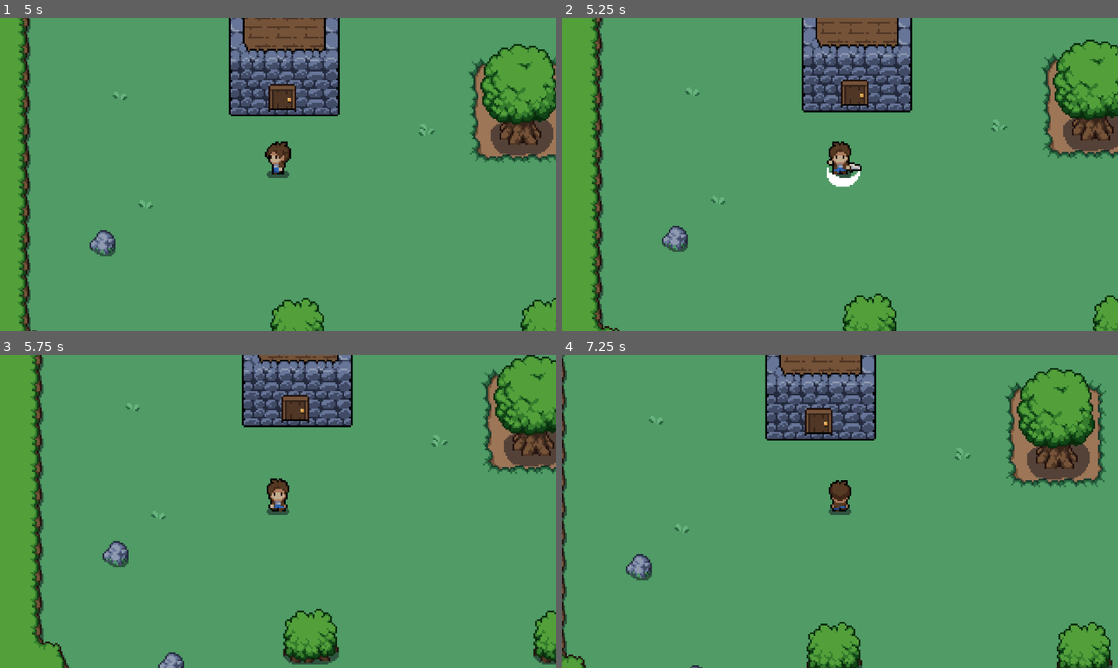
Above: before the commit, frames 1-4 (two rows, left to right).
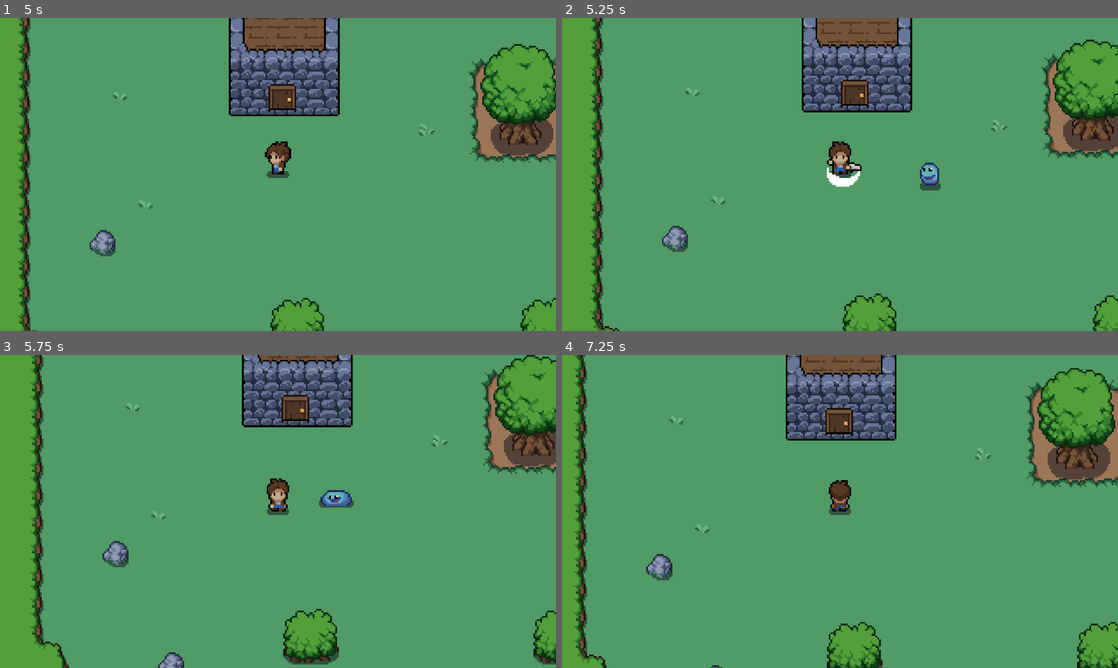
Above: after the commit, the same moments.

Repository: DanielBenderSantos/TheLostDungeons
Game: Godot game, scene res://levels/scenes/test_level.tscn
The game is run twice, just before and just after one commit, with the same random seed, the same clock (stepped at 60 frames per second) and the same inputs. This scene is started directly instead of the project's main scene.
Inputs (mouse positions are in pixels of both pictures, inside the frame that each line leads up to):
- Up to frame 1 (5 s): move the mouse to (400, 158) at 0.52 s; hold D (move_right) 0.53-1.28 s; click (400, 158) at 0.6 s; move the mouse to (166, 190) at 1.27 s; hold S (move_down) 1.28-2.03 s; click (166, 190) at 1.35 s; move the mouse to (333, 105) at 2.02 s; hold D (move_right) 2.03-2.78 s; click (333, 105) at 2.1 s; move the mouse to (250, 237) at 2.77 s; hold W (move_up) 2.78-3.53 s; click (250, 237) at 2.85 s; move the mouse to (444, 221) at 3.52 s; hold A (move_left) from 3.53 s (still down); click (444, 221) at 3.6 s; move the mouse to (111, 127) at 4.27 s; click (111, 127) at 4.35 s
- Up to frame 2 (5.25 s): move the mouse to (867, 174) at 5.02 s; release A (move_left) at 5.03 s; hold S (move_down) from 5.03 s (still down); click (867, 174) at 5.1 s
- Up to frame 3 (5.75 s): keep holding S (move_down)
- Up to frame 4 (7.25 s): move the mouse to (756, 433) at 5.77 s; release S (move_down) at 5.78 s; hold D (move_right) 5.78-6.53 s; click (756, 433) at 5.85 s; move the mouse to (962, 495) at 6.52 s; hold W (move_up) from 6.53 s (still down); click (962, 495) at 6.6 s

Frame 1 is identical in both runs. In frame 2, 0.3% of the frame differs, in the area x 64-69%, y 46-56%; in frame 3, 0.3%; in frame 4, 18%, in the area x 0-100%, y 0-100%.

Commit message:
spawner de slime

Diff:
--- a/character/scenes/character.tscn
+++ b/character/scenes/character.tscn
@@ -382,6 +382,21 @@
 "values": [true, false, true]
 }
 
+[sub_resource type="Animation" id="Animation_nrl52"]
+resource_name = "death"
+tracks/0/type = "value"
+tracks/0/imported = false
+tracks/0/enabled = true
+tracks/0/path = NodePath("Texture:frame")
+tracks/0/interp = 1
+tracks/0/loop_wrap = true
+tracks/0/keys = {
+"times": PackedFloat32Array(0, 0.1, 0.2),
+"transitions": PackedFloat32Array(1, 1, 1),
+"update": 1,
+"values": [54, 55, 56]
+}
+
 [sub_resource type="Animation" id="Animation_hg145"]
 resource_name = "idle_down"
 length = 0.6
@@ -708,21 +723,6 @@
 "transitions": PackedFloat32Array(1),
 "update": 0,
 "values": [Vector2(-0.5, -17)]
-}
-
-[sub_resource type="Animation" id="Animation_nrl52"]
-resource_name = "death"
-tracks/0/type = "value"
-tracks/0/imported = false
-tracks/0/enabled = true
-tracks/0/path = NodePath("Texture:frame")
-tracks/0/interp = 1
-tracks/0/loop_wrap = true
-tracks/0/keys = {
-"times": PackedFloat32Array(0, 0.1, 0.2),
-"transitions": PackedFloat32Array(1, 1, 1),
-"update": 1,
-"values": [54, 55, 56]
 }
 
 [sub_resource type="AnimationLibrary" id="AnimationLibrary_m0m4l"]
--- a/character/scenes/slime.tscn
+++ b/character/scenes/slime.tscn
@@ -81,6 +81,7 @@
 [sub_resource type="CircleShape2D" id="CircleShape2D_jw2vn"]
 
 [node name="Slime" type="CharacterBody2D" node_paths=PackedStringArray("_texture", "_animation") groups=["enemy"]]
+z_index = 1
 script = ExtResource("1_jw2vn")
 _texture = NodePath("Texture")
 _animation = NodePath("Animation")
--- a/character/scripts/character.gd
+++ b/character/scripts/character.gd
@@ -77,7 +77,7 @@
 
 func _on_attack_area_body_entered(_body) -> void:
 	if  _body.is_in_group("enemy"):
-		_body.update_health()
+		_body.take_damage()
 
 func die() -> void:
 	is_dead = true
--- a/character/scripts/slime.gd
+++ b/character/scripts/slime.gd
@@ -1,5 +1,7 @@
 extends CharacterBody2D
 class_name Slime
+
+signal slime_died
 
 var _is_dead: bool = false
 var _player_ref = null
@@ -8,20 +10,24 @@
 @export var _texture: Sprite2D = null
 @export var _animation: AnimationPlayer = null
 
+func _ready():
+	# Conectar o sinal da animação ao método que detecta a morte
+	_animation.connect("animation_finished", Callable(self, "_on_animation_finished"))
 
 func _on_detection_area_body_entered(_body) -> void:
-	if  _body.is_in_group("character"):
+	if _body.is_in_group("character"):
 		_player_ref = _body
-
 
 func _on_detection_area_body_exited(_body) -> void:
 	if _body.is_in_group("character"):
-			_player_ref = null
+		_player_ref = null
 
-func _physics_process (_delta: float) -> void:
+func _physics_process(_delta: float) -> void:
 	if _is_dead:
 		return
+
 	_animate()
+
 	if _player_ref != null:
 		if _player_ref.is_dead:
 			velocity = Vector2.ZERO
@@ -29,7 +35,7 @@
 			return
 
 		var _direction: Vector2 = global_position.direction_to(_player_ref.global_position)
-		var _distance: float = global_position.distance_to (_player_ref.global_position)
+		var _distance: float = global_position.distance_to(_player_ref.global_position)
 
 		if _distance < 20:
 			_player_ref.die()
@@ -39,21 +45,28 @@
 
 func _animate() -> void:
 	if velocity.x > 0:
-		_texture.flip_h	= false
+		_texture.flip_h = false
 
 	if velocity.x < 0:
-		_texture.flip_h	= true
+		_texture.flip_h = true
 
-	if velocity !=Vector2.ZERO:
+	if velocity != Vector2.ZERO:
 		_animation.play("walk")
 		return
 
 	_animation.play("idle")
 
-func update_health() -> void:
+# Mata o slime com um golpe só
+func take_damage():
+	if _is_dead:
+		return
+	die()
+
+func die() -> void:
 	_is_dead = true
 	_animation.play("death")
 
-
 func _on_animation_finished(_anim_name: String) -> void:
-	queue_free()
+	if _anim_name == "death":
+		emit_signal("slime_died")
+		queue_free()
--- /dev/null
+++ b/character/scripts/slime_spawner.gd
@@ -0,0 +1,21 @@
+extends Node2D
+
+@export var slime_scene: PackedScene
+@export var spawn_timer: float = 5.0
+
+func _ready():
+	spawn_slime()
+	start_timer()
+
+func start_timer():
+	var timer = Timer.new()
+	timer.wait_time = spawn_timer
+	timer.one_shot = false
+	timer.connect("timeout", Callable(self, "spawn_slime"))
+	add_child(timer)
+	timer.start()
+
+func spawn_slime():
+	var slime = slime_scene.instantiate()
+	slime.global_position = self.global_position
+	get_parent().add_child(slime)
--- a/levels/scenes/test_level.tscn
+++ b/levels/scenes/test_level.tscn
@@ -1,11 +1,12 @@
-[gd_scene load_steps=7 format=3 uid="uid://dq0pbsn4mq5uw"]
+[gd_scene load_steps=8 format=3 uid="uid://dq0pbsn4mq5uw"]
 
 [ext_resource type="PackedScene" uid="uid://dp4112rp3e38m" path="res://terrain/scenes/terrain.tscn" id="1_wwfh4"]
 [ext_resource type="PackedScene" uid="uid://c1vkoaf6cftuy" path="res://terrain/scenes/objects_terrain.tscn" id="2_0r7rc"]
 [ext_resource type="PackedScene" uid="uid://d11a0dkvghrms" path="res://terrain/scenes/interior.tscn" id="2_nl0g2"]
 [ext_resource type="PackedScene" uid="uid://dbuayt3nc5f8p" path="res://character/scenes/character.tscn" id="2_r6pug"]
 [ext_resource type="PackedScene" uid="uid://dunayucbq1u35" path="res://components/scenes/door_component.tscn" id="5_7inod"]
-[ext_resource type="PackedScene" uid="uid://b8h0a6j8vm0yt" path="res://character/scenes/slime.tscn" id="6_lo8o4"]
+[ext_resource type="Script" uid="uid://byc53pm0moc4y" path="res://character/scripts/slime_spawner.gd" id="6_lo8o4"]
+[ext_resource type="PackedScene" uid="uid://b8h0a6j8vm0yt" path="res://character/scenes/slime.tscn" id="7_1rm5t"]
 
 [node name="Level" type="Node2D"]
 metadata/_edit_horizontal_guides_ = [-411.0]
@@ -47,5 +48,7 @@
 [node name="objectsTerrain" parent="YSort" instance=ExtResource("2_0r7rc")]
 layer_0/tile_data = PackedInt32Array(589830, 0, 5, -131052, 0, 5, 393248, 524288, 6, 36, 524288, 6, 393236, 655360, 7,  …(375 unchanged characters)…
 
-[node name="Slime" parent="YSort" instance=ExtResource("6_lo8o4")]
-position = Vector2(439, 2)
+[node name="SlimeSpawner" type="Node2D" parent="YSort"]
+position = Vector2(19, 181)
+script = ExtResource("6_lo8o4")
+slime_scene = ExtResource("7_1rm5t")
Not shown, added: character/scripts/slime_spawner.gd.uid
